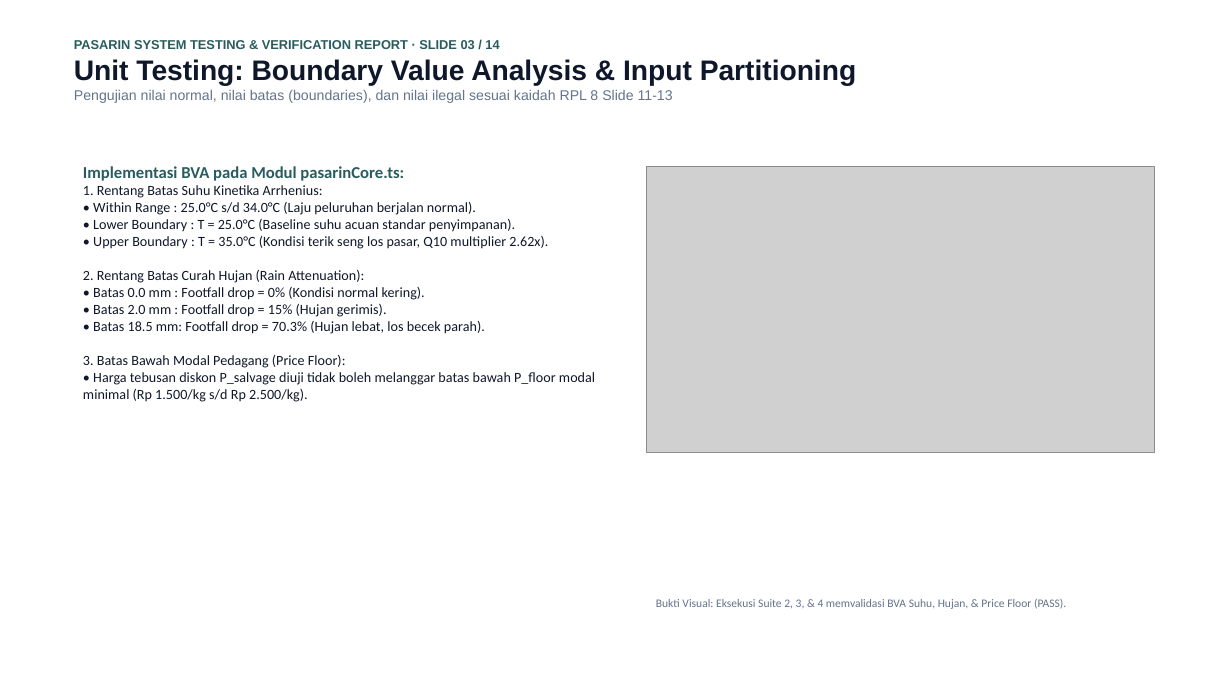
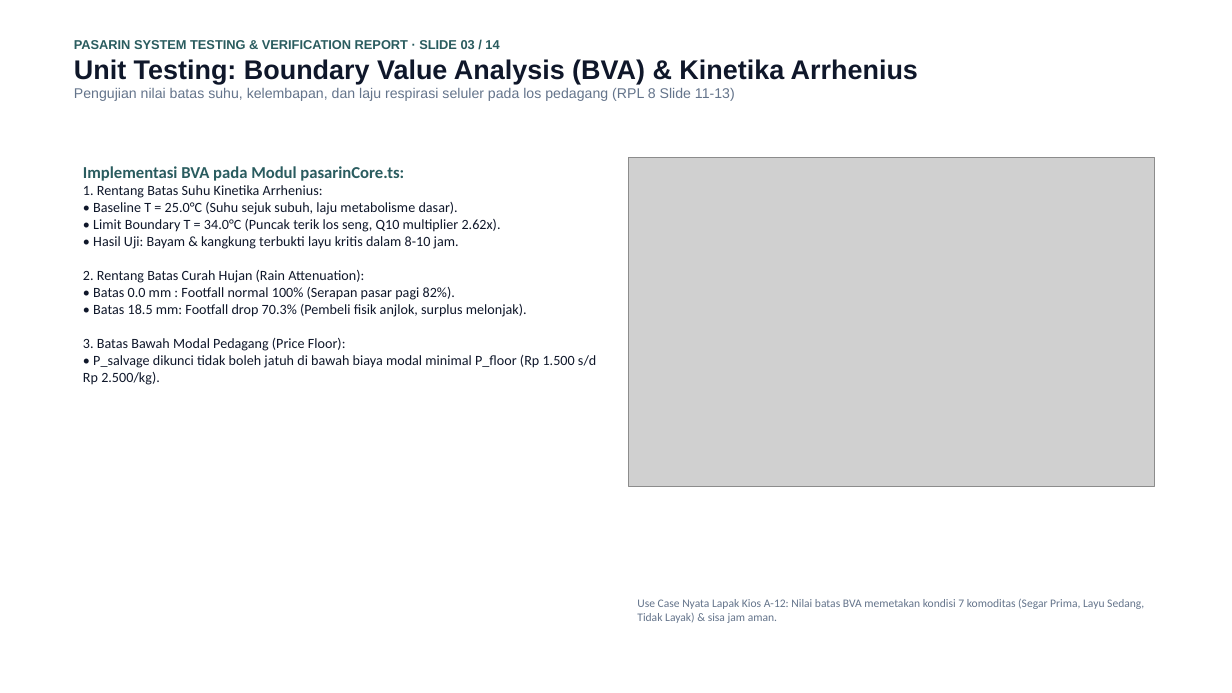
Before and after one commit to mrshlaf/pasarin, a slide deck: slide 3 of LAPORAN_PENGUJIAN_DAN_VERIFIKASI_SISTEM_PASARIN.pptx. Drawn at 1232x693 pixels with LibreOffice and Linux fonts; fonts in the diff are those of the drawing; grey boxes stand for pictures. Boxes give left, top, right and bottom in pixels: in the first picture for what was removed or moved away, otherwise in the second. Text is boxed around its words. In the diff, an @@ line names an element or a change of style, - is before the commit and + after.

Commit message:
docs(presentation): update PPTX and PDF with real web use-case screenshots across all roles

```diff
--- a/LAPORAN_PENGUJIAN_DAN_VERIFIKASI_SISTEM_PASARIN.pptx
+++ b/LAPORAN_PENGUJIAN_DAN_VERIFIKASI_SISTEM_PASARIN.pptx
@@ text at (74, 59, 918, 101): text changed @@
-Unit Testing: Boundary Value Analysis & Input Partitioning
-Pengujian nilai normal, nilai batas (boundaries), dan nilai ilegal sesuai kaidah RPL 8 Slide 11-13
+Unit Testing: Boundary Value Analysis (BVA) & Kinetika Arrhenius
+Pengujian nilai batas suhu, kelembapan, dan laju respirasi seluler pada los pedagang (RPL 8 Slide 11-13)
@@ picture: place and size @@
-picture at (647, 166, 1155, 452)
+picture at (628, 157, 1155, 486)
@@ text at (83, 185, 596, 385): text changed @@
-1. Rentang Batas Suhu Kinetika Arrhenius:
-• Within Range : 25.0°C s/d 34.0°C (Laju peluruhan berjalan normal).
-• Lower Boundary : T = 25.0°C (Baseline suhu acuan standar penyimpanan).
-• Upper Boundary : T = 35.0°C (Kondisi terik seng los pasar, Q10 multiplier 2.62x).
-2. Rentang Batas Curah Hujan (Rain Attenuation):
-• Batas 0.0 mm : Footfall drop = 0% (Kondisi normal kering).
-• Batas 2.0 mm : Footfall drop = 15% (Hujan gerimis).
-• Batas 18.5 mm: Footfall drop = 70.3% (Hujan lebat, los becek parah).
-3. Batas Bawah Modal Pedagang (Price Floor):
-• Harga tebusan diskon P_salvage diuji tidak boleh melanggar batas bawah P_floor modal minimal (Rp 1.500/kg s/d Rp 2.500/kg).
+1. Rentang Batas Suhu Kinetika Arrhenius:
+• Baseline T = 25.0°C (Suhu sejuk subuh, laju metabolisme dasar).
+• Limit Boundary T = 34.0°C (Puncak terik los seng, Q10 multiplier 2.62x).
+• Hasil Uji: Bayam & kangkung terbukti layu kritis dalam 8-10 jam.
+2. Rentang Batas Curah Hujan (Rain Attenuation):
+• Batas 0.0 mm : Footfall normal 100% (Serapan pasar pagi 82%).
+• Batas 18.5 mm: Footfall drop 70.3% (Pembeli fisik anjlok, surplus melonjak).
+3. Batas Bawah Modal Pedagang (Price Floor):
+• P_salvage dikunci tidak boleh jatuh di bawah biaya modal minimal P_floor (Rp 1.500 s/d Rp 2.500/kg).
@@ text at (637, 599, 1144, 623): text changed @@
-Bukti Visual: Eksekusi Suite 2, 3, & 4 memvalidasi BVA Suhu, Hujan, & Price Floor (PASS).
+Use Case Nyata Lapak Kios A-12: Nilai batas BVA memetakan kondisi 7 komoditas (Segar Prima, Layu Sedang, Tidak Layak) & sisa jam aman.
```
Also in this commit, not shown: 10 other slides changed, 3 slides added, 3 slides removed, 15 other files.
